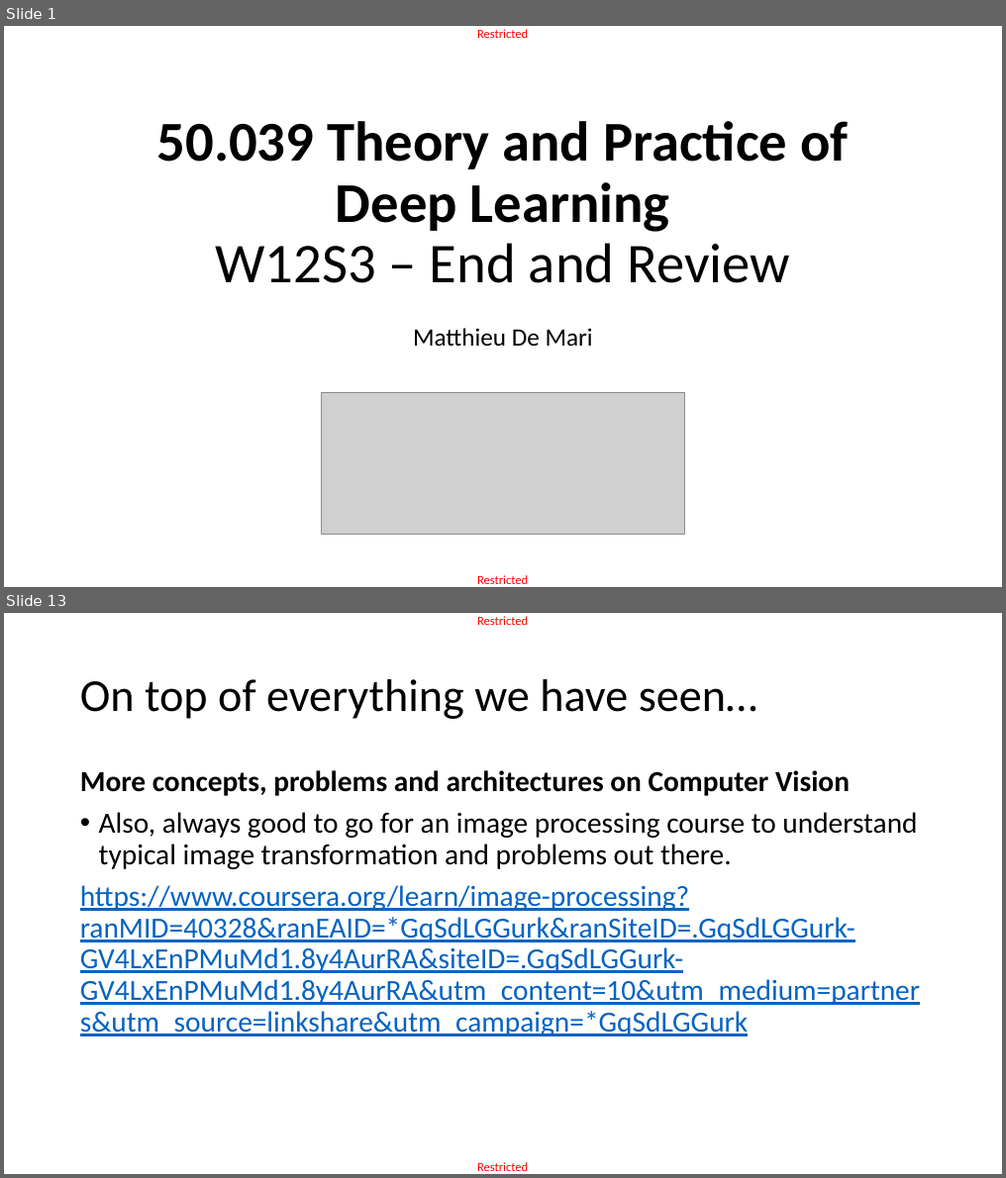
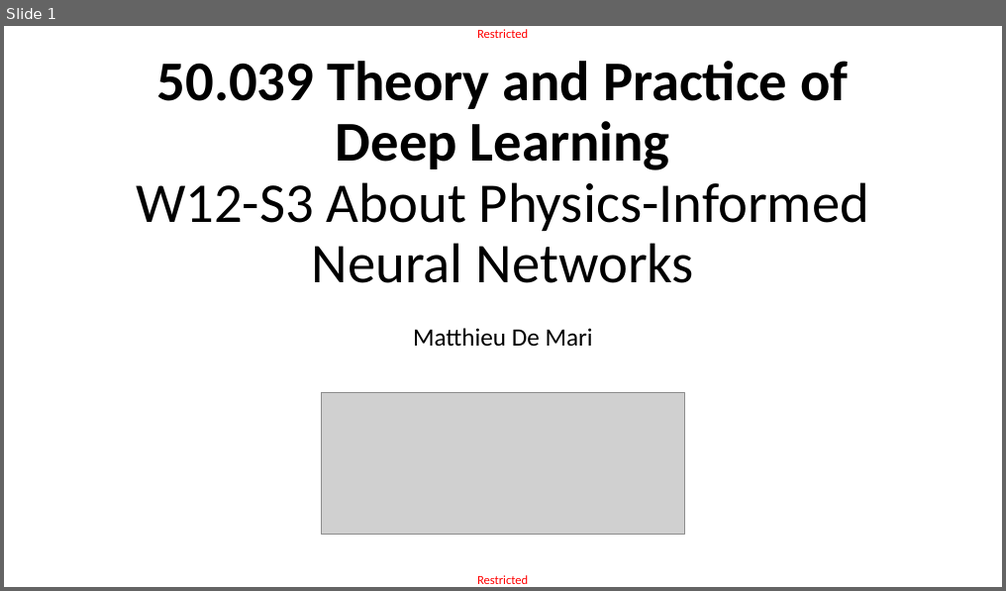
Before and after one commit to matthieudemari/SUTD_DL_50_039, a slide deck: W12/3. W12S3 final/W12S3.pptx. Shown one above the other, each under a label of ours: slides 1 and 13 before the commit, slide 1 after it; the slides between them are not shown. The pictures are 1006x1178 and 1006x591 pixels, drawn with LibreOffice and Linux fonts; fonts in the diff are those of the drawing; grey boxes stand for pictures. Boxes give left, top, right and bottom in pixels: in the first picture for what was removed or moved away, otherwise in the second. Text is boxed around its words. In the diff, an @@ line names an element or a change of style, - is before the commit and + after.

Commit message:
Adding materials for a lecture on Physics-Informed Neural Networks.

```diff
--- a/W12/3. W12S3 final/W12S3.pptx
+++ b/W12/3. W12S3 final/W12S3.pptx
@@ slide 13 removed at (4, 613, 1002, 1174), background #FFFFFF; not listed: 2 template elements that a slide beside it also shows @@
@@ title removed at (80, 679, 757, 719) @@
-On top of everything we have seen…
@@ text removed at (80, 770, 920, 1037) @@
-More concepts, problems and architectures on Computer Vision
-• Also, always good to go for an image processing course to understand typical image transformation and problems out there.
-https://www.coursera.org/learn/image-processing?ranMID=40328&ranEAID=*GqSdLGGurk&ranSiteID=.GqSdLGGurk-GV4LxEnPMuMd1.8y4AurRA&siteID=.GqSdLGGurk-GV4LxEnPMuMd1.8y4AurRA&utm_content=10&utm_medium=partners&utm_source=linkshare&utm_campaign=*GqSdLGGurk
@@ slide 1 changed as well @@
@@ title at (136, 61, 869, 283): text changed; bold off @@
-50.039 Theory and Practice of
-Deep Learning
-W12S3 – End and Review
+50.039 Theory and Practice of
+Deep Learning
+W12-S3 About Physics-Informed
+Neural Networks
```
Also in this commit, not shown: 3 slides added, 38 other slides removed, 5 other files.
